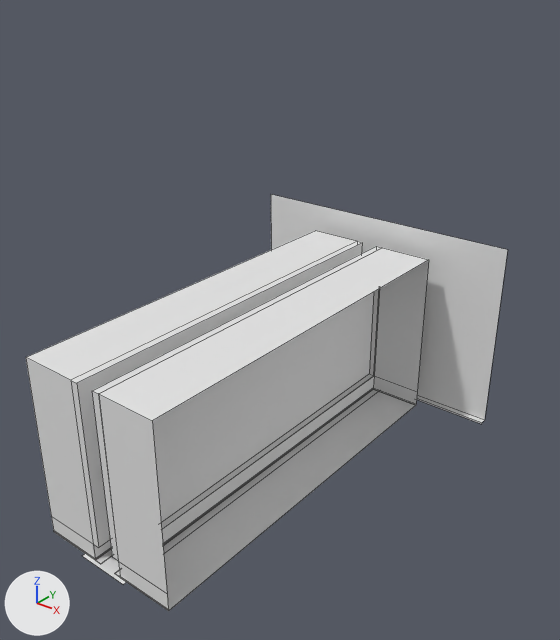
Renders of the Blender file arts/Stuz0r/Stuz0r.blend from each side of a commit.
The view is the same before and after, from a 50 mm lens placed at (42.0, -70.9, 46.9), pointed at (2.2, -21.1, 16.1). The axes (+X, +Y, +Z) are drawn at lower left. The lights are the same throughout. Mesh edges are drawn as thin lines.
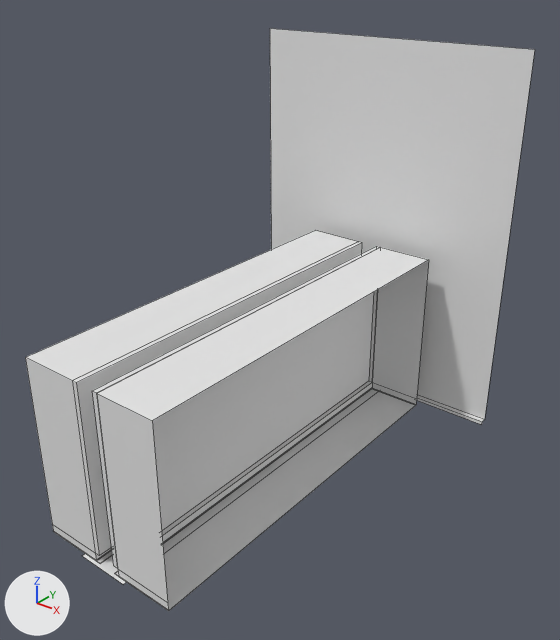
The edits, one by one:
me_cube_003 is used by ob_cube_002; location (-15.4, -16.6, 8.8); rotation (0.0, 0.0, -3.142), in degrees (0, 0, -180).
me_cube_003 had 32 vertices, 26 faces and spanned x -14.5..-8.2, y -13.8..24.7, z -8.8..8.8.
me_cube_003 now has 36 vertices, 30 faces and spans x -14.5..-8.2, y -24.7..13.8, z -8.8..8.8.
me_cube_003 part 1: the whole mesh is rebuilt.
Object 'Cube.002' (ob_cube_002) moves from (-15.4, -16.6, 8.8) to (-15.5, -27.5, 8.8).
Object 'Plane' (ob_plane) moves from (-0.3, -1.0, 9.9) to (-0.3, -1.0, 19.2).
Object 'Plane' (ob_plane) is rescaled from (-15.0, -10.0, -10.0) to (-15.0, -19.4, -10.0).

Where the change shows, as pixel boxes [x1, y1, x2, y2] in the pictures (560 x 640 px):
'Plane', moved, rescaled (12% wider, 72% taller): before [271, 194, 508, 424]; after [270, 28, 535, 425]
'Cube.002', reshaped, moved: before [26, 231, 363, 564]; after [25, 231, 362, 564]
